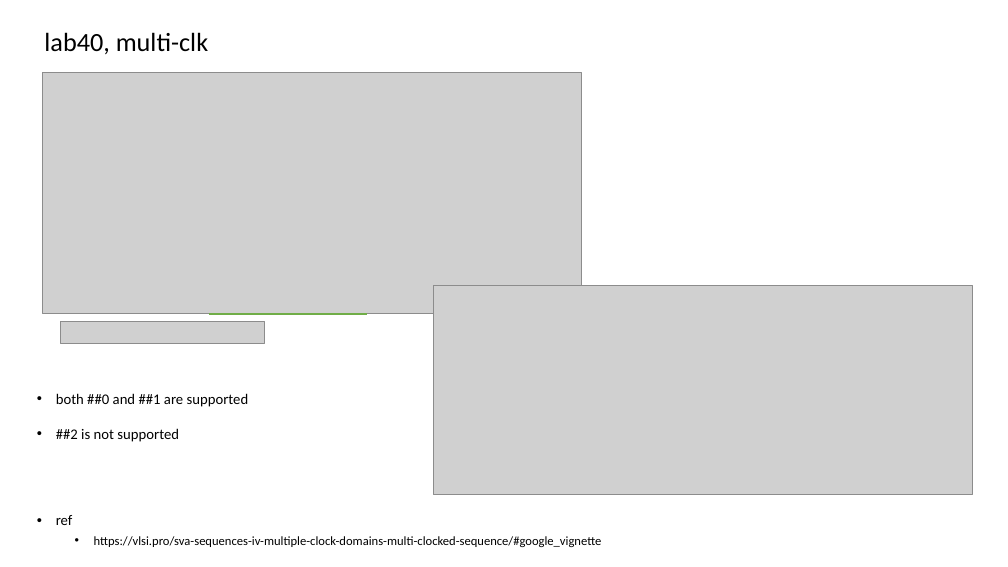
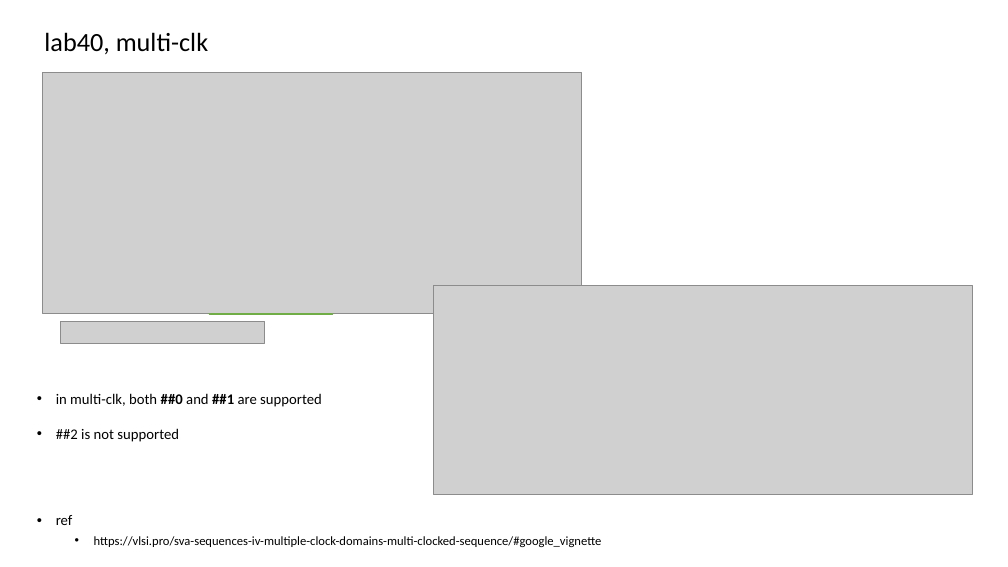
Before and after one commit to r06942072/study_sv, a slide deck: slide 6 of note.pptx. Drawn at 1008x567 pixels with LibreOffice and Linux fonts; fonts in the diff are those of the drawing; grey boxes stand for pictures. Boxes give left, top, right and bottom in pixels: in the first picture for what was removed or moved away, otherwise in the second. Text is boxed around its words. In the diff, an @@ line names an element or a change of style, - is before the commit and + after.

```diff
--- a/note.pptx
+++ b/note.pptx
@@ line moved from (209, 314) - (367, 314) to (209, 314) - (333, 314) @@
@@ text at box(56, 393, 322, 407): text changed @@
-• both ##0 and ##1 are supported
+• in multi-clk, both ##0 and ##1 are supported
```
Also in this commit, not shown: 3 other slides changed, 5 other files.
